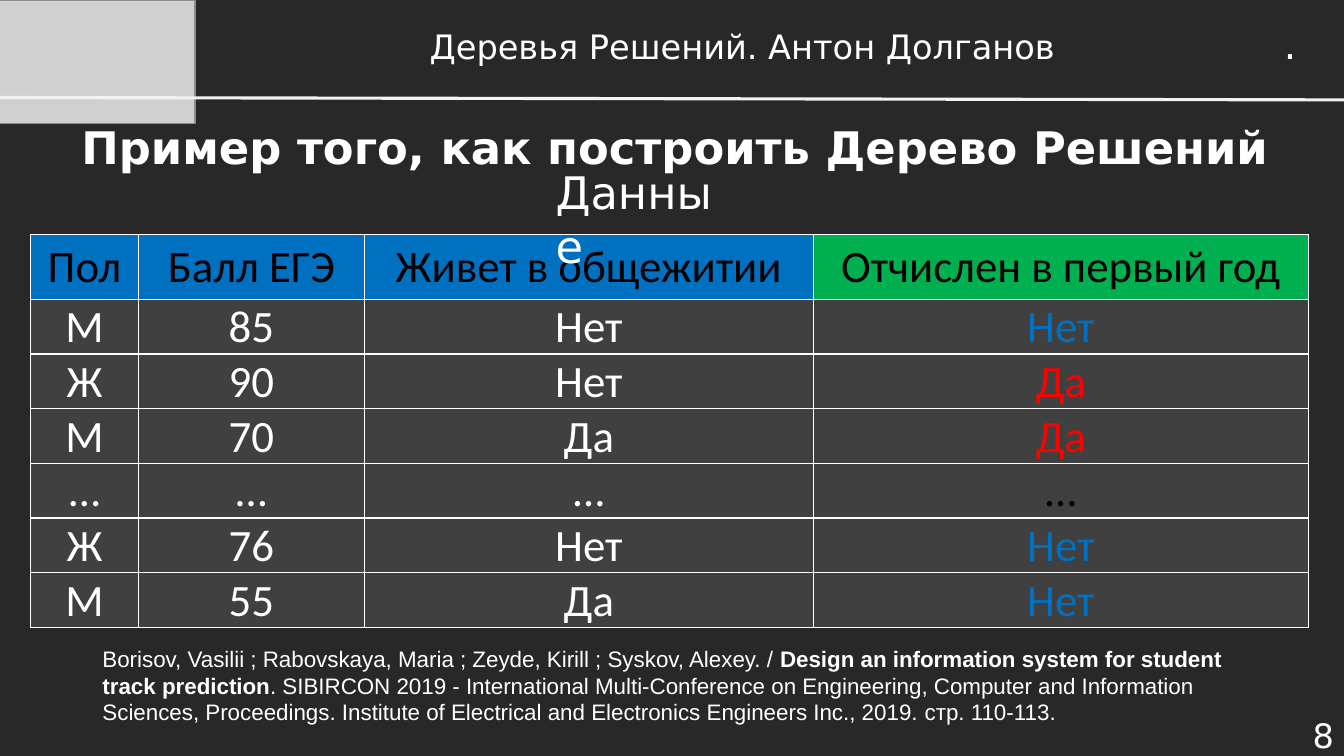
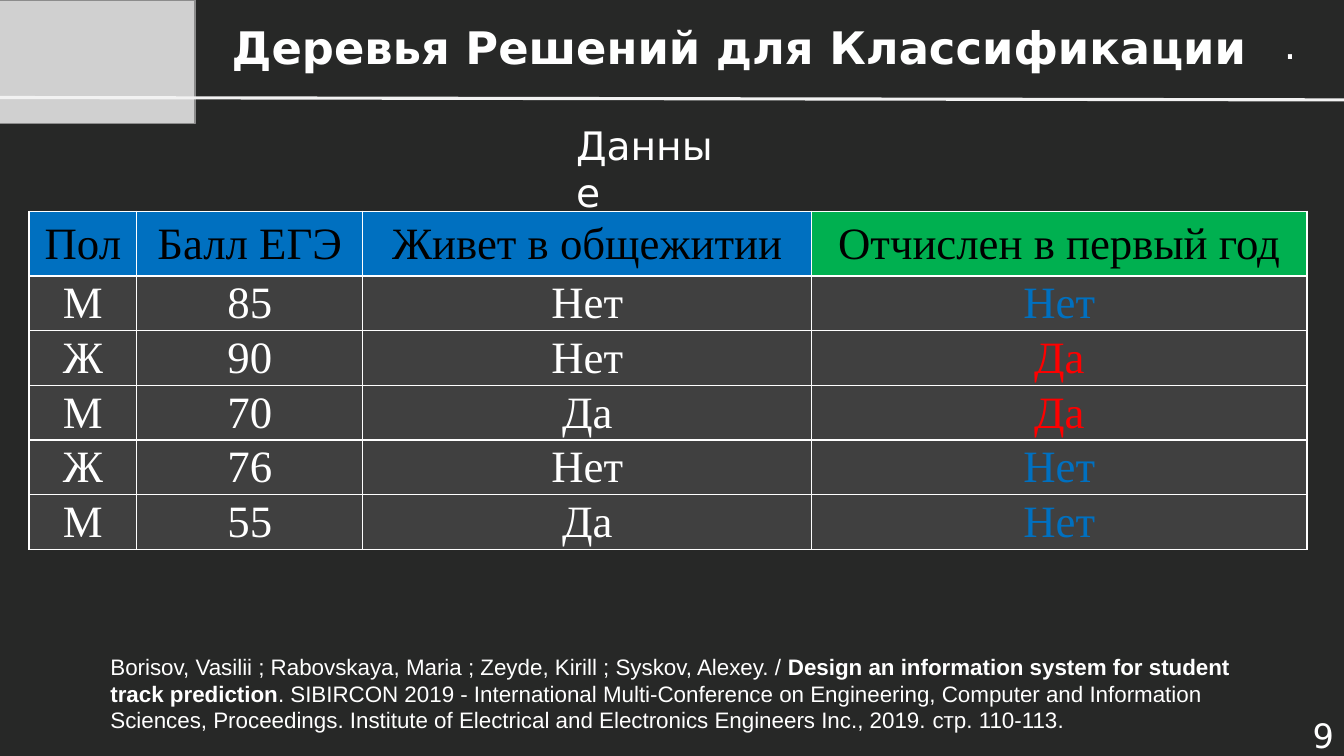
Before and after one commit to dayekb/Study, a slide deck: slide 9 of rus/UrFU/IST in Medicine/1 season/Презентации/Лекция 1.10 - Деревья Решений.pptx (slide 8 before the commit). Drawn at 1344x756 pixels with LibreOffice and Linux fonts; fonts in the diff are those of the drawing; grey boxes stand for pictures. Boxes give left, top, right and bottom in pixels: in the first picture for what was removed or moved away, otherwise in the second. Text is boxed around its words. In the diff, an @@ line names an element or a change of style, - is before the commit and + after.

```diff
--- a/rus/UrFU/IST in Medicine/1 season/Презентации/Лекция 1.10 - Деревья Решений.pptx
+++ b/rus/UrFU/IST in Medicine/1 season/Презентации/Лекция 1.10 - Деревья Решений.pptx
@@ text at (x1=232, y1=29, x2=1246, y2=74): text changed; size 24 to 32 pt; bold on @@
-Деревья Решений. Антон Долганов
+Деревья Решений для Классификации
@@ text "Данные" moved from (x1=545, y1=159, x2=747, y2=224) to (x1=567, y1=116, x2=746, y2=173) @@
@@ text "Данные" at (x1=567, y1=116, x2=746, y2=173): size 32 to 28 pt @@
@@ title removed at (x1=81, y1=129, x2=1268, y2=174) @@
-Пример того, как построить Дерево Решений
@@ table at (x1=29, y1=212, x2=1307, y2=551) @@
-row 5: … | … | … | …
@@ table resized from (x1=30, y1=235, x2=1308, y2=627) to (x1=29, y1=212, x2=1307, y2=551) @@
@@ text "Borisov, Vasilii ; Rabovskaya, Maria ..." moved from (x1=102, y1=650, x2=1222, y2=725) to (x1=110, y1=658, x2=1230, y2=733) @@
@@ page number at (x1=1313, y1=723, x2=1334, y2=749): text changed @@
-8
+9
```
Also in this commit, not shown: 42 other slides changed, 2 slides added, 3 slides removed, 14 other files.
